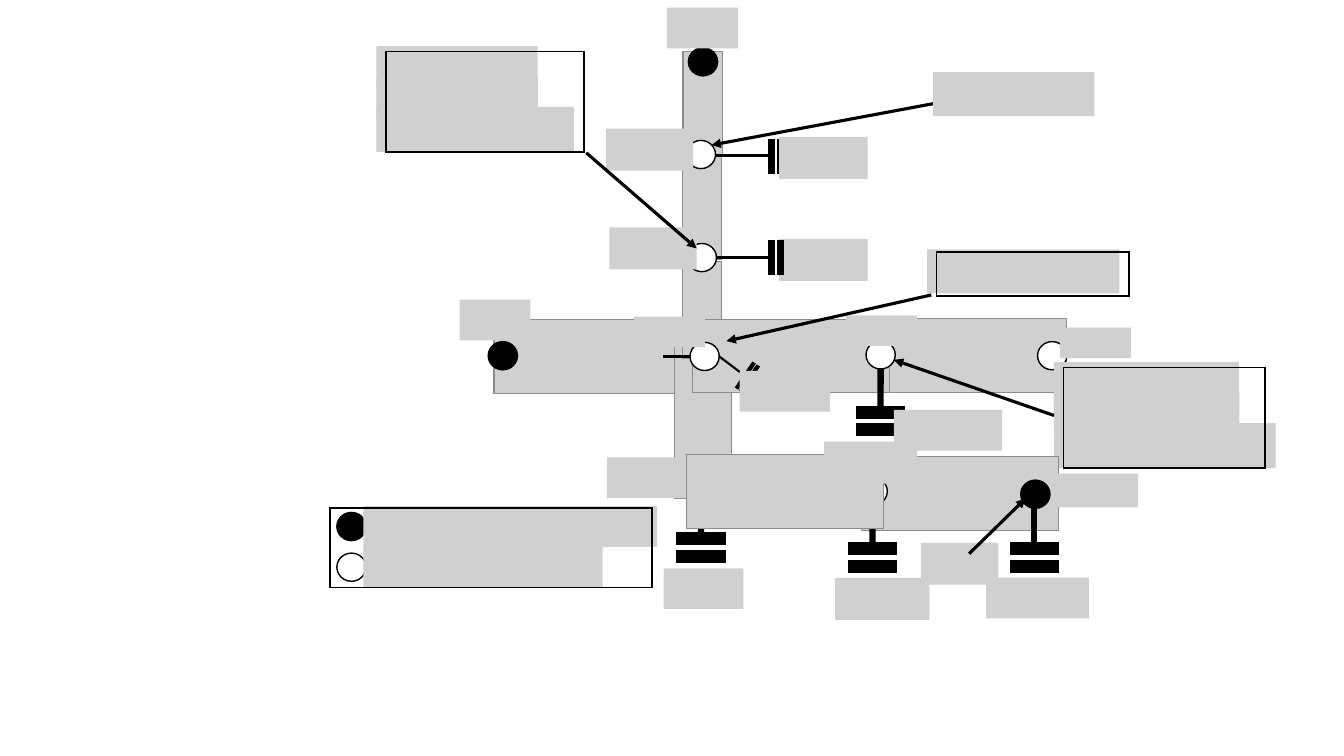
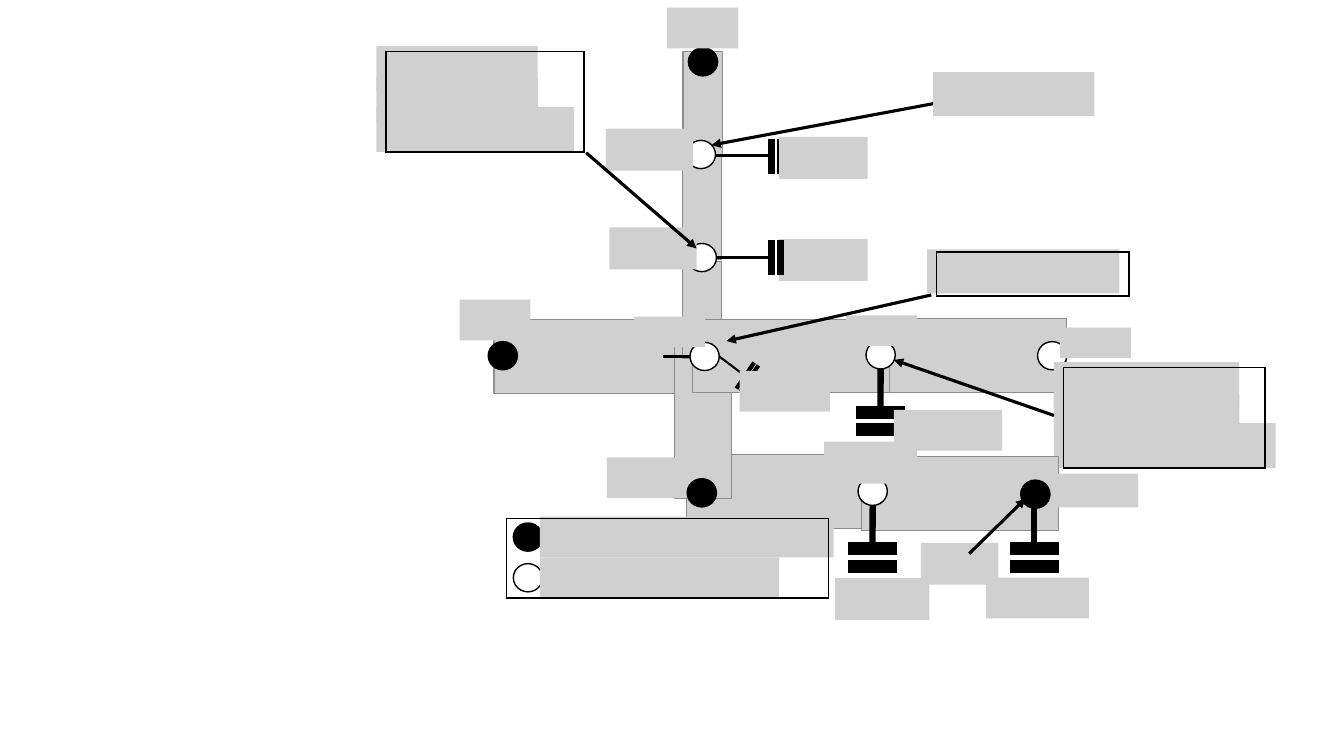
Before and after one commit to xixihaha1995/Hybrid_RC_GGMR, a slide deck: slide 3 of writing/rc_network.pptx (slide 1 before the commit). Drawn at 1344x756 pixels with LibreOffice and Linux fonts; fonts in the diff are those of the drawing; grey boxes stand for pictures. Boxes give left, top, right and bottom in pixels: in the first picture for what was removed or moved away, otherwise in the second. Text is boxed around its words. In the diff, an @@ line names an element or a change of style, - is before the commit and + after.

```diff
--- a/writing/rc_network.pptx
+++ b/writing/rc_network.pptx
@@ picture removed at (363, 506, 657, 546) @@
@@ line removed from (701, 533) to (702, 496) @@
@@ 2 ellipses, 1 rectangle: place and size @@
-2 ellipses, 1 rectangle at (331, 508, 652, 588)
+2 ellipses, 1 rectangle at (507, 518, 829, 598)
@@ picture added at (539, 517, 834, 558) @@
@@ math equal removed at (668, 523, 734, 573) @@
@@ picture removed at (363, 547, 602, 588) @@
@@ picture added at (539, 558, 778, 598) @@
@@ picture removed at (663, 569, 743, 609) @@
```
Also in this commit, not shown: 1 other slide changed, 18 other files.
